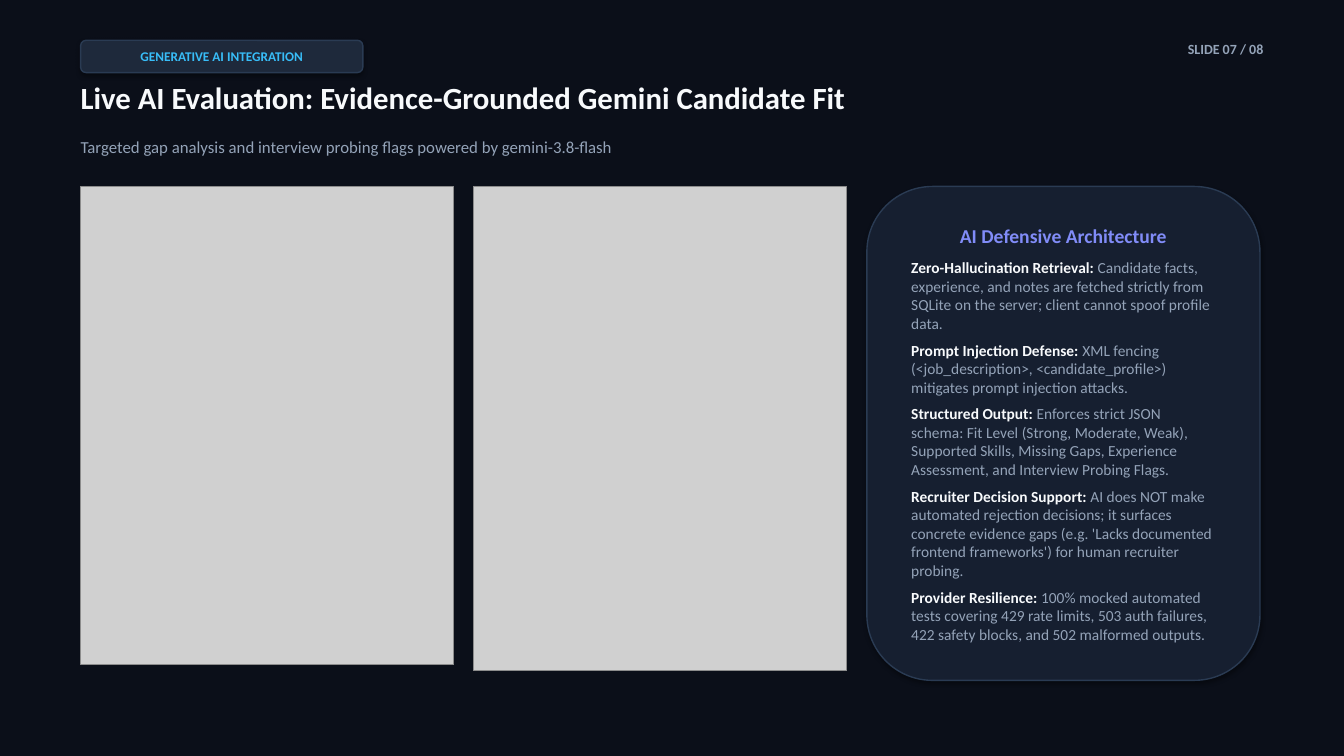
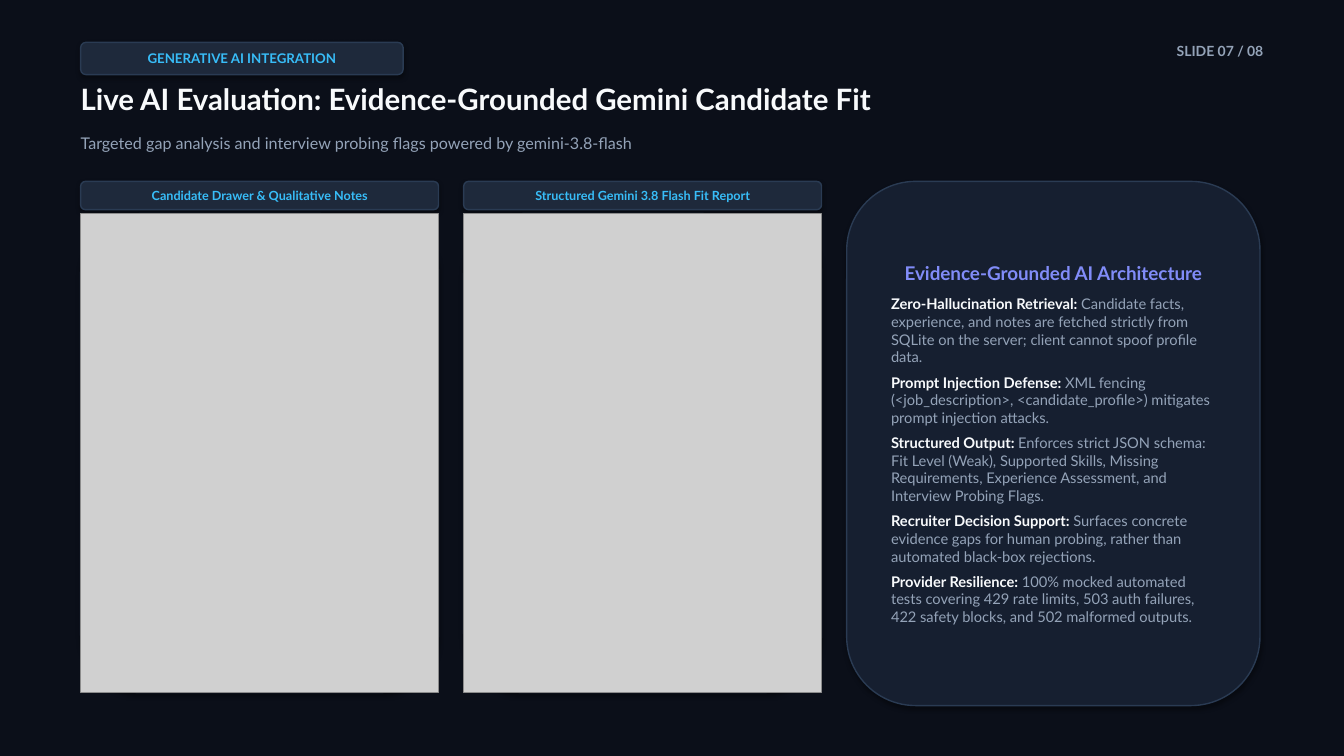
Before and after one commit to Gowtham20065/gccx-candidate-triage, a slide deck: slide 7 of docs/gccx-candidate-triage-presentation.pptx. Drawn at 1344x756 pixels with LibreOffice and Linux fonts; fonts in the diff are those of the drawing; grey boxes stand for pictures. Boxes give left, top, right and bottom in pixels: in the first picture for what was removed or moved away, otherwise in the second. Text is boxed around its words. In the diff, an @@ line names an element or a change of style, - is before the commit and + after.

Commit message:
fix(docs): format and structure PowerPoint presentation geometry and typography

```diff
--- a/docs/gccx-candidate-triage-presentation.pptx
+++ b/docs/gccx-candidate-triage-presentation.pptx
@@ rounded rectangle "GENERATIVE AI INTEGRATION": place and size @@
-rounded rectangle "GENERATIVE AI INTEGRATION" at [81, 40, 363, 73]
+rounded rectangle "GENERATIVE AI INTEGRATION" at [81, 42, 403, 75]
@@ rounded rectangle "GENERATIVE AI INTEGRATION" at [81, 42, 403, 75]: font Calibri to Lato @@
@@ text "SLIDE 07 / 08" at [1177, 46, 1263, 56]: font Calibri to Lato @@
@@ text "SLIDE 07 / 08": place and size @@
-text "SLIDE 07 / 08" at [1188, 44, 1263, 54]
+text "SLIDE 07 / 08" at [1177, 46, 1263, 56]
@@ text "Live AI Evaluation: Evidence-Grounded Gemini ..." at [81, 88, 871, 111]: size 22 to 21 pt, font Calibri to Lato @@
@@ text "Targeted gap analysis and interview ..." at [81, 137, 632, 152]: size 12 to 11.5 pt, font Calibri to Lato @@
@@ rounded rectangle added at [81, 181, 439, 210], fill #1E293B, outline #2A3B53 1 pt, 9 pt, text #38BDF8, bold @@
+Candidate Drawer & Qualitative Notes
@@ rounded rectangle added at [464, 181, 822, 210], fill #1E293B, outline #2A3B53 1 pt, 9 pt, text #38BDF8, bold @@
+Structured Gemini 3.8 Flash Fit Report
@@ rounded rectangle "Evidence-Grounded AI Architecture": place and size @@
-rounded rectangle "Evidence-Grounded AI Architecture" at [867, 187, 1260, 681]
+rounded rectangle "Evidence-Grounded AI Architecture" at [847, 181, 1260, 706]
@@ picture: place and size @@
-picture at [81, 187, 454, 665]
+picture at [81, 214, 439, 693]
@@ rounded rectangle added at [81, 214, 439, 693], fill #0F172A, outline #2A3B53 1 pt @@
@@ picture: place and size @@
-picture at [474, 187, 847, 671]
+picture at [464, 214, 822, 693]
@@ rounded rectangle added at [464, 214, 822, 693], fill #0F172A, outline #2A3B53 1 pt @@
@@ text in rounded rectangle at [905, 266, 1202, 280]: text changed; size 14 to 13.5 pt; font Calibri to Lato @@
-AI Defensive Architecture
+Evidence-Grounded AI Architecture
@@ text in rounded rectangle at [891, 298, 1210, 625]: size 11 to 10.5 pt, font Calibri to Lato in "Zero-Hallucination Retrieval: Candidate facts, experience, a ...", "Prompt Injection Defense: XML fencing (<job_description>, <c ...", "Provider Resilience: 100% mocked automated tests covering ..." @@
@@ text in rounded rectangle at [891, 437, 1206, 565]: text changed; size 11 to 10.5 pt; font Calibri to Lato @@
-Structured Output: Enforces strict JSON schema: Fit Level (Strong, Moderate, Weak), Supported Skills, Missing Gaps, Experience Assessment, and Interview Probing Flags.
-Recruiter Decision Support: AI does NOT make automated rejection decisions; it surfaces concrete evidence gaps (e.g. 'Lacks documented frontend frameworks') for human recruiter probing.
+Structured Output: Enforces strict JSON schema: Fit Level (Weak), Supported Skills, Missing Requirements, Experience Assessment, and Interview Probing Flags.
+Recruiter Decision Support: Surfaces concrete evidence gaps for human probing, rather than automated black-box rejections.
```
Also in this commit, not shown: 7 other slides changed, 1 other file.
